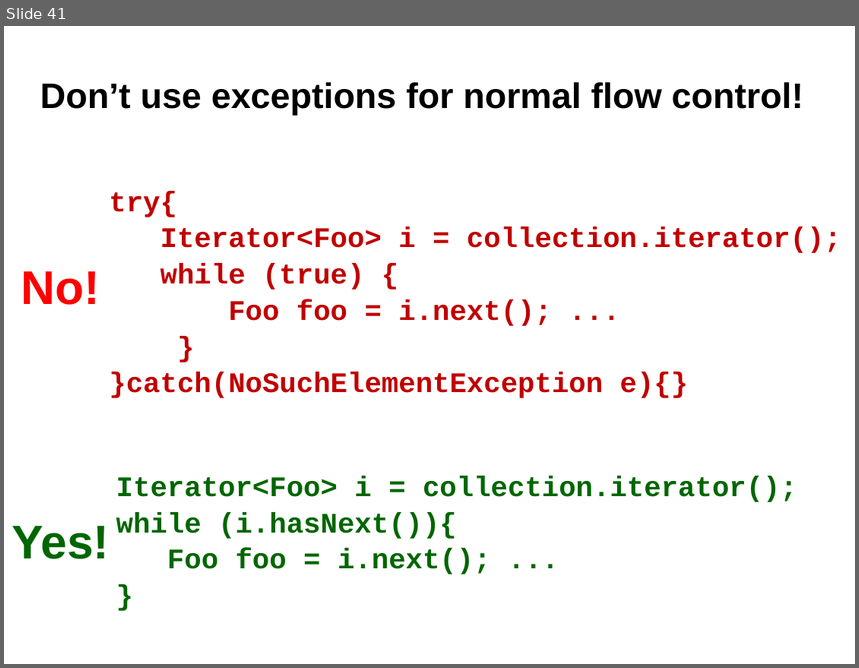
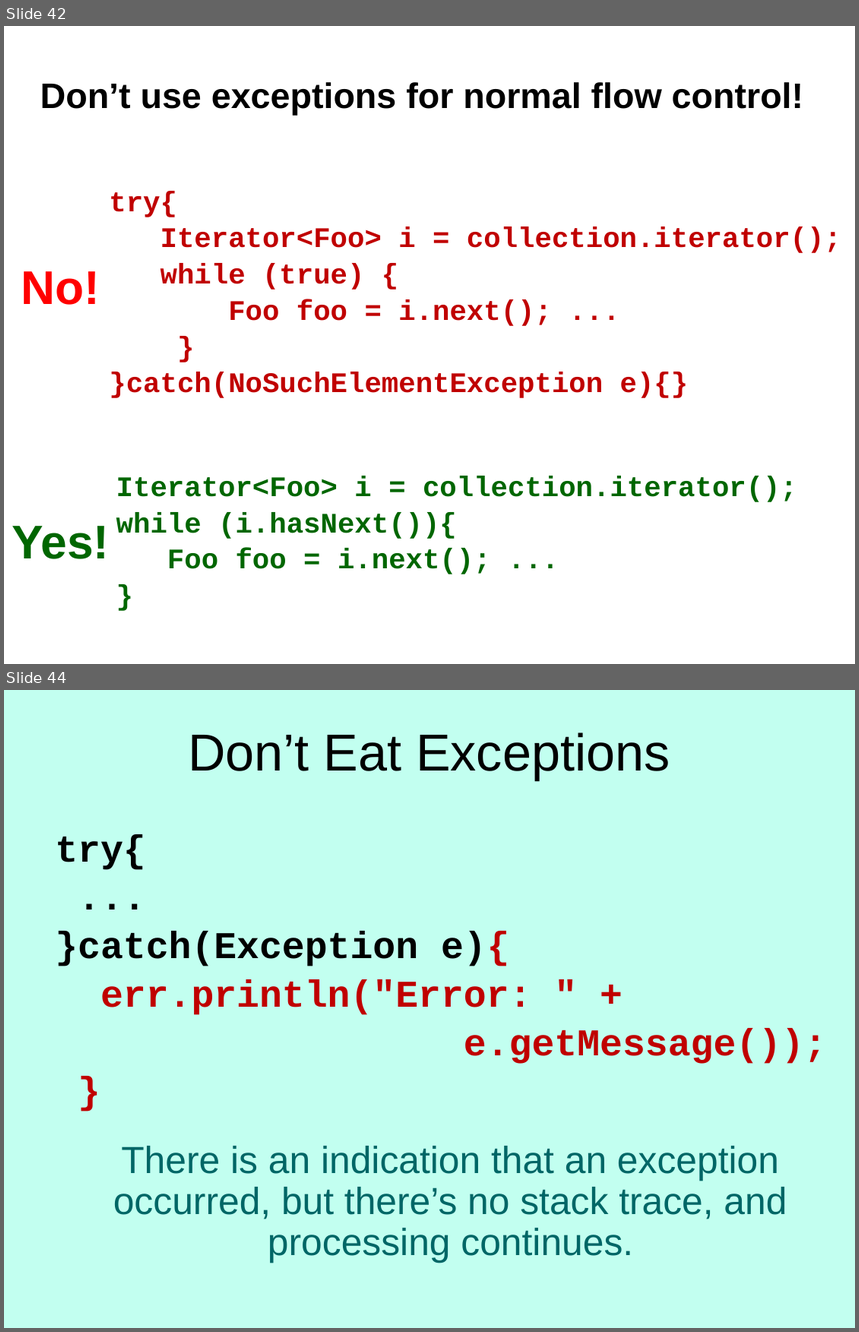
Before and after one commit to Cy-FairCS/cs3, a slide deck: u02d_exceptions/notes/a_Java Exceptions.pptx. Shown one above the other, each under a label of ours: slide 41 before the commit, slides 42 and 44 after it; the slides between them are not shown. The pictures are 859x668 and 859x1332 pixels, drawn with LibreOffice and Linux fonts; fonts in the diff are those of the drawing. Boxes give left, top, right and bottom in pixels: in the first picture for what was removed or moved away, otherwise in the second. Text is boxed around its words. In the diff, an @@ line names an element or a change of style, - is before the commit and + after.

Commit message:
Updated exceptions ppts

```diff
--- a/u02d_exceptions/notes/a_Java Exceptions.pptx
+++ b/u02d_exceptions/notes/a_Java Exceptions.pptx
@@ slide 44 added at [4, 690, 855, 1328], background #C2FFF0 @@
@@ title added at [188, 733, 671, 780], 44 pt, text #000000 @@
+Don’t Eat Exceptions
@@ text added at [55, 834, 827, 1263], 32 pt, text #006666 @@
+try{
+...
+}catch(Exception e){
+err.println("Error: " +
+e.getMessage());
+}
+There is an indication that an exception occurred, but there’s no stack trace, and processing continues.
@@ what was slide 41 is now slide 42 @@
```
Also in this commit, not shown: 5 slides changed, 4 other slides added, 2 slides removed, 1 other file.
